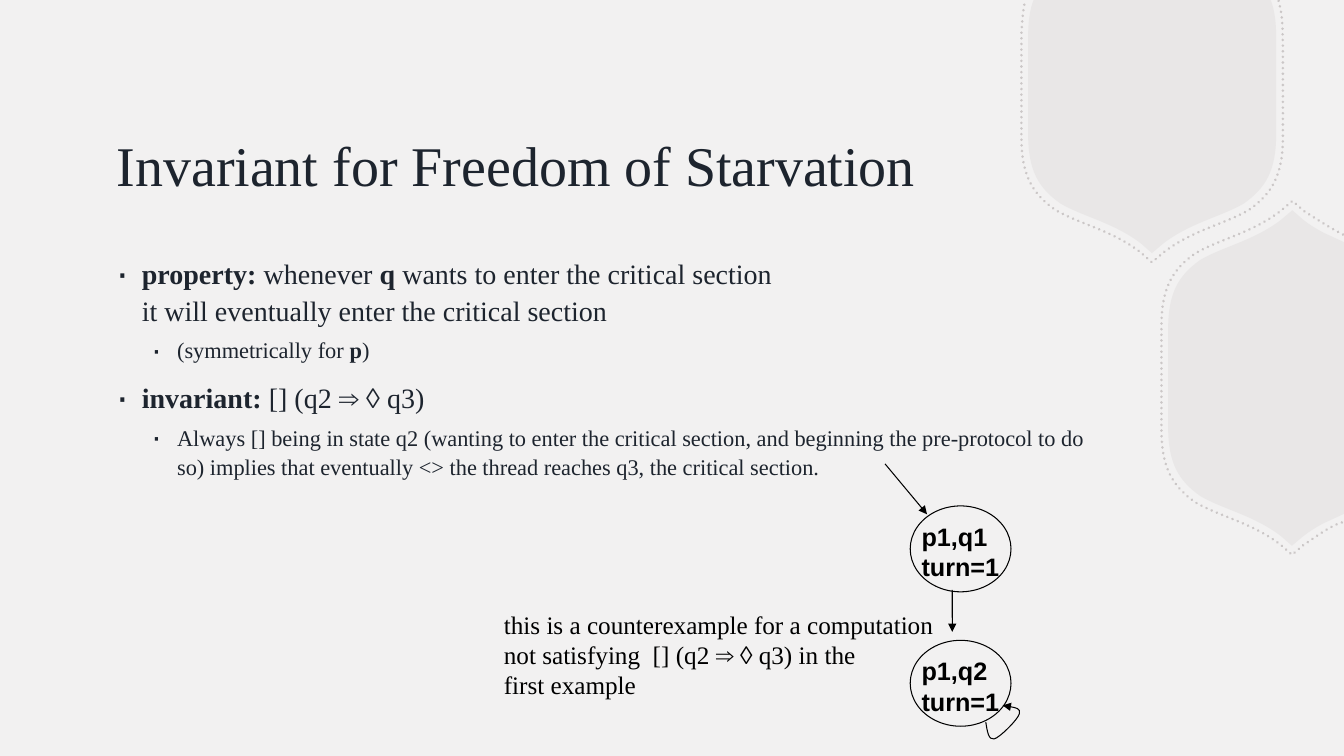
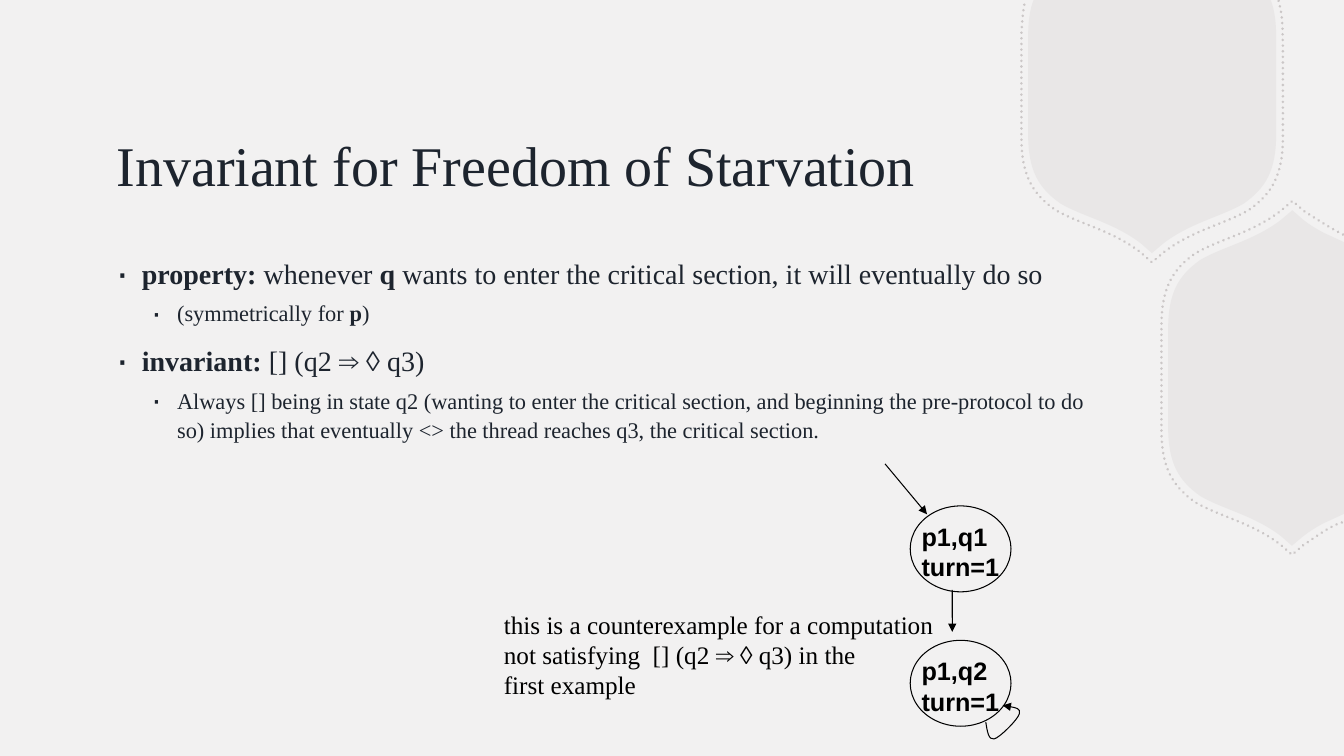
Before and after one commit to BillJr99/Ursinus-CS376, a slide deck: slide 3 of files/lectures/mutexcorrectness.pptx. Drawn at 1344x756 pixels with LibreOffice and Linux fonts; fonts in the diff are those of the drawing. Boxes give left, top, right and bottom in pixels: in the first picture for what was removed or moved away, otherwise in the second. Text is boxed around its words. In the diff, an @@ line names an element or a change of style, - is before the commit and + after.

```diff
--- a/files/lectures/mutexcorrectness.pptx
+++ b/files/lectures/mutexcorrectness.pptx
@@ text at (x1=142, y1=264, x2=1043, y2=289): text changed @@
-∙ property: whenever q wants to enter the critical section
-  it will eventually enter the critical section
+∙ property: whenever q wants to enter the critical section, it will eventually do so
```
Also in this commit, not shown: 5 other slides changed, 1 slide removed, 14 other files.
